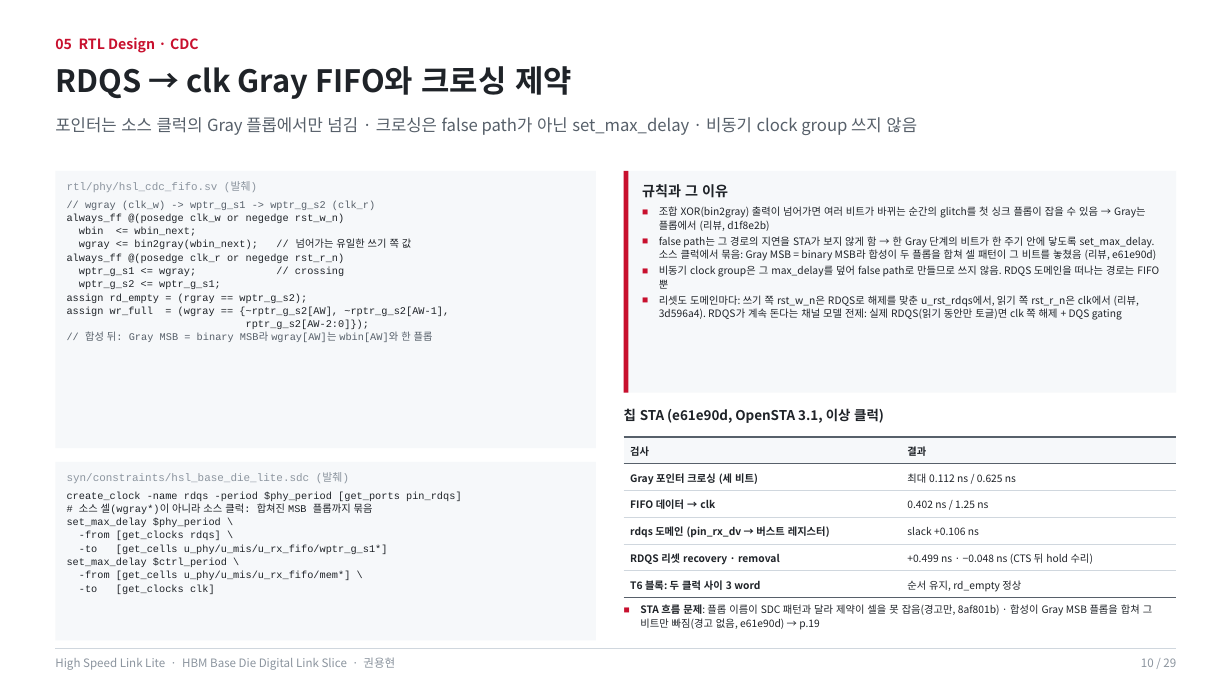
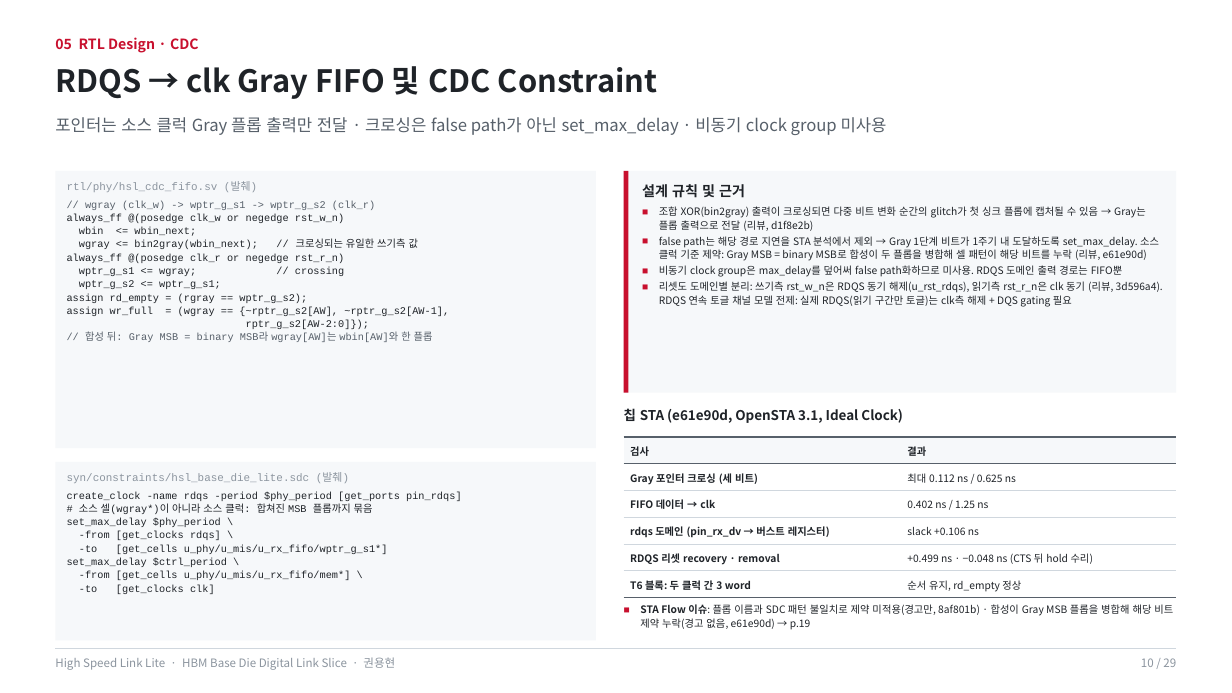
Before and after one commit to yhkwon-git/High_Speed_Link_Lite, a slide deck: slide 10 of portfolio-deck/HighSpeedLinkLite_Portfolio.pptx. Drawn at 1232x693 pixels with LibreOffice and Linux fonts; fonts in the diff are those of the drawing. Boxes give left, top, right and bottom in pixels: in the first picture for what was removed or moved away, otherwise in the second. Text is boxed around its words. In the diff, an @@ line names an element or a change of style, - is before the commit and + after.

```diff
--- a/portfolio-deck/HighSpeedLinkLite_Portfolio.pptx
+++ b/portfolio-deck/HighSpeedLinkLite_Portfolio.pptx
@@ text at box(55, 66, 658, 99): text changed @@
-RDQS → clk Gray FIFO와 크로싱 제약
+RDQS → clk Gray FIFO 및 CDC Constraint
@@ text at box(55, 117, 887, 135): text changed @@
-포인터는 소스 클럭의 Gray 플롭에서만 넘김 · 크로싱은 false path가 아닌 set_max_delay · 비동기 clock group 쓰지 않음
+포인터는 소스 클럭 Gray 플롭 출력만 전달 · 크로싱은 false path가 아닌 set_max_delay · 비동기 clock group 미사용
@@ text at box(642, 184, 1163, 307): text changed @@
-규칙과 그 이유
-■ 조합 XOR(bin2gray) 출력이 넘어가면 여러 비트가 바뀌는 순간의 glitch를 첫 싱크 플롭이 잡을 수 있음 → Gray는 플롭에서 (리뷰, d1f8e2b)
-■ false path는 그 경로의 지연을 STA가 보지 않게 함 → 한 Gray 단계의 비트가 한 주기 안에 닿도록 set_max_delay. 소스 클럭에서 묶음: Gray MSB = binary MSB라 합성이 두 플롭을 합쳐 셀 패턴이 그 비트를 놓쳤음 (리뷰, e61e90d)
-■ 비동기 clock group은 그 max_delay를 덮어 false path로 만들므로 쓰지 않음. RDQS 도메인을 떠나는 경로는 FIFO뿐
-■ 리셋도 도메인마다: 쓰기 쪽 rst_w_n은 RDQS로 해제를 맞춘 u_rst_rdqs에서, 읽기 쪽 rst_r_n은 clk에서 (리뷰, 3d596a4). RDQS가 계속 돈다는 채널 모델 전제: 실제 RDQS(읽기 동안만 토글)면 clk 쪽 해제 + DQS gating
+설계 규칙 및 근거
+■ 조합 XOR(bin2gray) 출력이 크로싱되면 다중 비트 변화 순간의 glitch가 첫 싱크 플롭에 캡처될 수 있음 → Gray는 플롭 출력으로 전달 (리뷰, d1f8e2b)
+■ false path는 해당 경로 지연을 STA 분석에서 제외 → Gray 1단계 비트가 1주기 내 도달하도록 set_max_delay. 소스 클럭 기준 제약: Gray MSB = binary MSB로 합성이 두 플롭을 병합해 셀 패턴이 해당 비트를 누락 (리뷰, e61e90d)
+■ 비동기 clock group은 max_delay를 덮어써 false path화하므로 미사용. RDQS 도메인 출력 경로는 FIFO뿐
+■ 리셋도 도메인별 분리: 쓰기측 rst_w_n은 RDQS 동기 해제(u_rst_rdqs), 읽기측 rst_r_n은 clk 동기 (리뷰, 3d596a4). RDQS 연속 토글 채널 모델 전제: 실제 RDQS(읽기 구간만 토글)는 clk측 해제 + DQS gating 필요
@@ text at box(79, 238, 418, 249): text changed @@
-wgray <= bin2gray(wbin_next); // 넘어가는 유일한 쓰기 쪽 값
+wgray <= bin2gray(wbin_next); // 크로싱되는 유일한 쓰기측 값
@@ text at box(624, 408, 903, 423): text changed @@
-칩 STA (e61e90d, OpenSTA 3.1, 이상 클럭)
+칩 STA (e61e90d, OpenSTA 3.1, Ideal Clock)
@@ table at box(624, 437, 1177, 598) @@
-row 6, column 1: T6 블록: 두 클럭 사이 3 word
+row 6, column 1: T6 블록: 두 클럭 간 3 word
@@ text at box(640, 604, 1173, 630): text changed @@
-■ STA 흐름 문제: 플롭 이름이 SDC 패턴과 달라 제약이 셀을 못 잡음(경고만, 8af801b) · 합성이 Gray MSB 플롭을 합쳐 그 비트만 빠짐(경고 없음, e61e90d) → p.19
+■ STA Flow 이슈: 플롭 이름과 SDC 패턴 불일치로 제약 미적용(경고만, 8af801b) · 합성이 Gray MSB 플롭을 병합해 해당 비트 제약 누락(경고 없음, e61e90d) → p.19
```
Also in this commit, not shown: 26 other slides changed, 1 other file.
